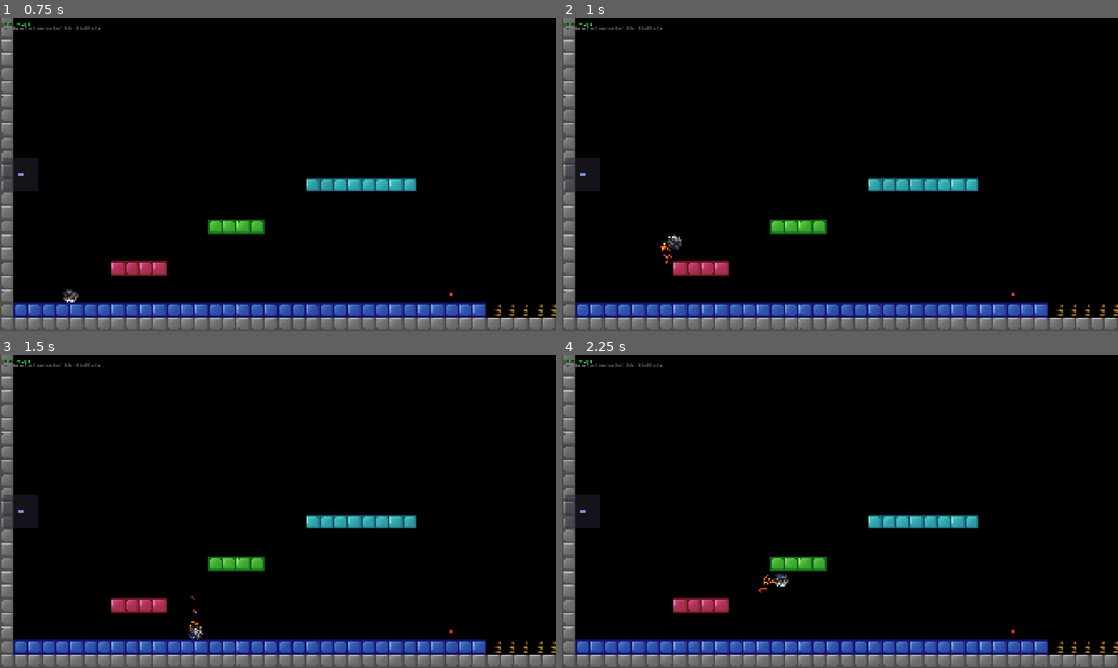
Above: before the commit, frames 1-4 (two rows, left to right).
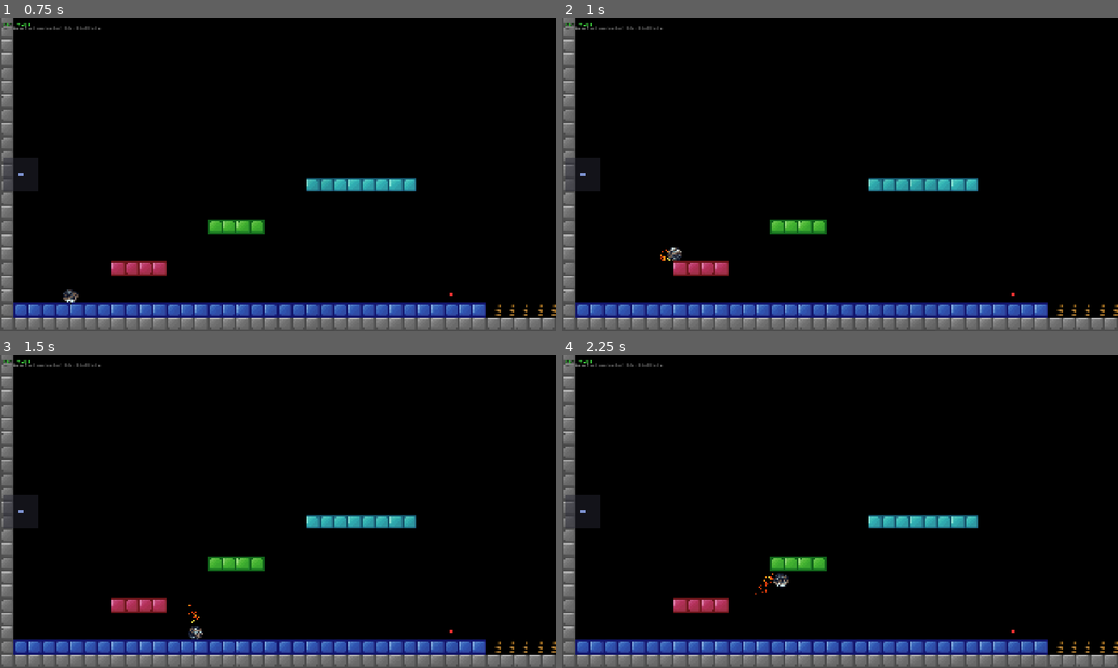
Above: after the commit, the same moments.

Repository: Wmoook/ee2
Game: Godot game, scene res://scenes/world/game.tscn
Two runs of this game, one before a commit and one after it. Both use one fixed random seed, a clock stepped at 60 frames per second and the inputs below.
Inputs (mouse positions are in pixels of both pictures, inside the frame that each line leads up to):
- Up to frame 1 (0.75 s): tap Enter at 0.5 s; move the mouse to (400, 158) at 0.52 s; hold D (move_right) from 0.53 s (still down); hold Mouse wheel up (block_next) from 0.53 s (still down); click (400, 158) at 0.67 s
- Up to frame 2 (1 s): keep holding D (move_right); keep holding Mouse wheel up (block_next); tap Space (jump) at 0.77 s
- Up to frame 3 (1.5 s): release D (move_right) at 1.25 s; release Mouse wheel up (block_next) at 1.25 s; drag from (166, 527) to (250, 574) at 1.27 s
- Up to frame 4 (2.25 s): tap Space (jump) at 2 s; move the mouse to (895, 442) at 2.02 s; press the mouse at (895, 442) at 2.03 s; hold D (move_right) from 2.03 s (still down)

Frame 1 is identical in both runs. In frame 2, 0.2% of the frame differs, in the area x 17-22%, y 69-79%; in frame 3, less than 0.1%; in frame 4, less than 0.1%.

Commit message:
Gap-assist: snap into ANY opening in wall, not just 1x1 with solid above+below
Checks if player is against a wall + side tile is open + player would fit.
No longer requires solid above AND below the gap.

Co-Authored-By: Claude Opus 4.6 (1M context) <noreply@anthropic.com>

Diff:
--- a/scripts/player/ee_physics.gd
+++ b/scripts/player/ee_physics.gd
@@ -225,21 +225,26 @@
 
 	# 7.05 Gap-assist: when falling past a 1x1 gap while holding toward it, ALWAYS enter
 	# Check ALL tile rows between pre-step and post-step Y (catches high-speed falls)
+	# 7.05 Gap-assist: when falling along a wall holding toward it, snap into any opening
 	if not is_god_mode and absf(_last_input_h) > 0.01 and _collides_fn.is_valid():
 		var dir: int = 1 if _last_input_h > 0 else -1
 		var ptx: int = int(floor((x + 8) / 16.0))
 		var side_tx: int = ptx + dir
-		# Scan every tile row the player passed through this tick
-		var ty_start: int = int(floor(minf(_pre_step_y, y) / 16.0))
-		var ty_end: int = int(floor(maxf(_pre_step_y, y) / 16.0)) + 1
-		var _found_gap: bool = false
-		for ty in range(ty_start, ty_end + 1):
-			if not _collides_fn.call(side_tx, ty) and _collides_fn.call(side_tx, ty - 1) and _collides_fn.call(side_tx, ty + 1):
-				# Found a gap — snap to it
-				y = float(ty) * 16.0
-				_speedY = 0
-				_found_gap = true
-				break
+		# Only assist when the player is actually against a wall (blocked in that direction)
+		if _collides_px(x + dir, y):
+			# Scan every tile row between pre-step and post-step
+			var ty_start: int = int(floor(minf(_pre_step_y, y) / 16.0))
+			var ty_end: int = int(floor(maxf(_pre_step_y + 15, y + 15) / 16.0))
+			for ty in range(ty_start, ty_end + 1):
+				# Check if this row has an opening on the side (player could fit through)
+				var can_fit: bool = not _collides_fn.call(side_tx, ty)
+				if can_fit:
+					var aligned_y: float = float(ty) * 16.0
+					# Check if player WOULD fit at this Y (no collision)
+					if not _collides_px(x + dir * 2, aligned_y):
+						y = aligned_y
+						_speedY = 0
+						break
 
 	# 7.15 Polyline collision — also check pre-step position for tunneling
 	if not is_god_mode and WorldManager.polylines.size() > 0:
